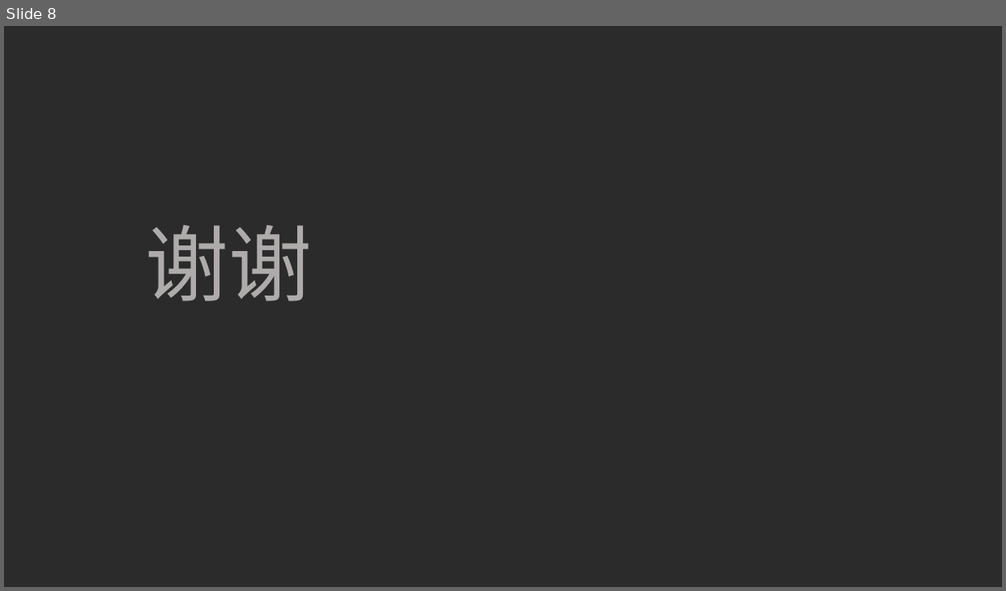
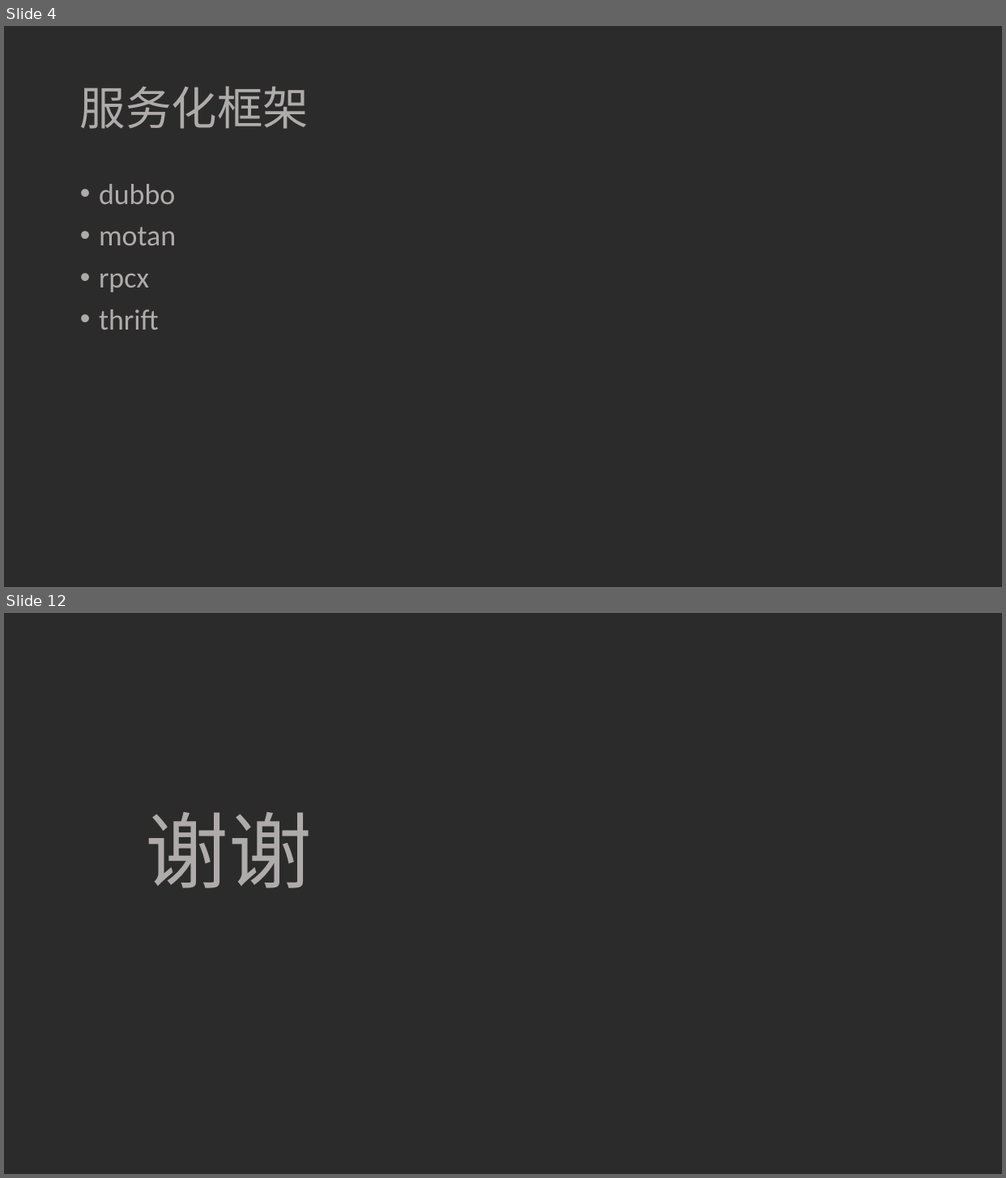
Before and after one commit to ivaneye/ivaneye.github.com, a slide deck: source/ppt/work/焦点服务化框架Hydra的演变-王一帆.pptx. Shown one above the other, each under a label of ours: slide 8 before the commit, slides 4 and 12 after it; the slides between them are not shown. The pictures are 1006x591 and 1006x1178 pixels, drawn with LibreOffice and Linux fonts; fonts in the diff are those of the drawing; grey boxes stand for pictures; background and template pictures are left out; a plain dark background stands for a picture behind light text. Boxes give left, top, right and bottom in pixels: in the first picture for what was removed or moved away, otherwise in the second. Text is boxed around its words. In the diff, an @@ line names an element or a change of style, - is before the commit and + after.

```diff
--- a/source/ppt/work/焦点服务化框架Hydra的演变-王一帆.pptx
+++ b/source/ppt/work/焦点服务化框架Hydra的演变-王一帆.pptx
@@ slide 4 added at <box>4,26,1002,587</box>, background picture (left out) @@
@@ title added at <box>80,86,309,129</box>, 44 pt, text #AFABAB @@
+服务化框架
@@ text added at <box>99,184,176,330</box>, 28 pt, text #AFABAB @@
+• dubbo
+• motan
+• rpcx
+• thrift
@@ what was slide 8 is now slide 12 @@
```
Also in this commit, not shown: 2 slides changed, 8 other slides added, 5 slides removed, 1 other file.
